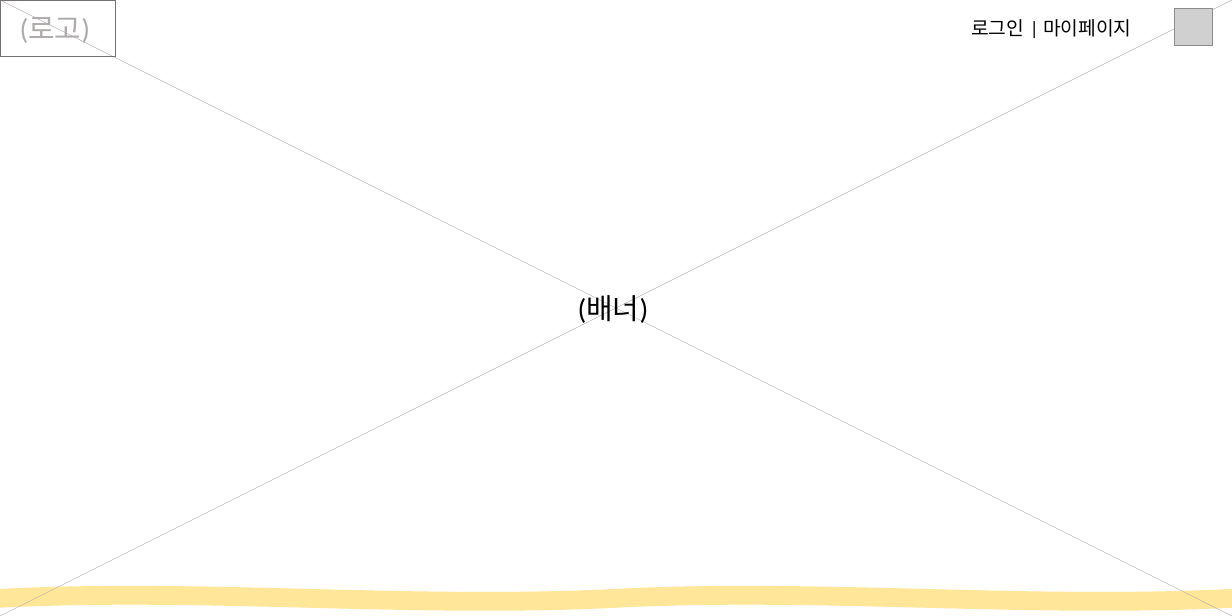
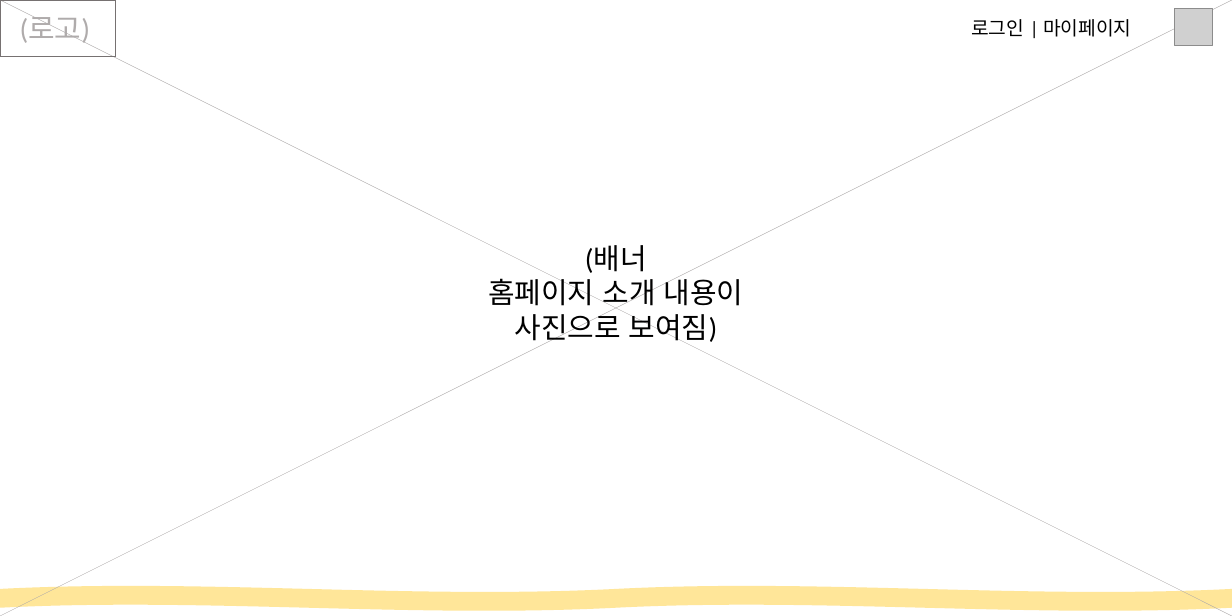
Before and after one commit to Team-Perseus/Projects_Description, a slide deck: slide 2 of Team1 project proposal/설계도.pptx. Drawn at 1232x616 pixels with LibreOffice and Linux fonts; fonts in the diff are those of the drawing; grey boxes stand for pictures. Boxes give left, top, right and bottom in pixels: in the first picture for what was removed or moved away, otherwise in the second. Text is boxed around its words. In the diff, an @@ line names an element or a change of style, - is before the commit and + after.

```diff
--- a/Team1 project proposal/설계도.pptx
+++ b/Team1 project proposal/설계도.pptx
@@ text at bbox=[488, 245, 744, 346]: text changed @@
-(배너)
+(배너
+홈페이지 소개 내용이
+사진으로 보여짐)
```
Also in this commit, not shown: 3 other files.
